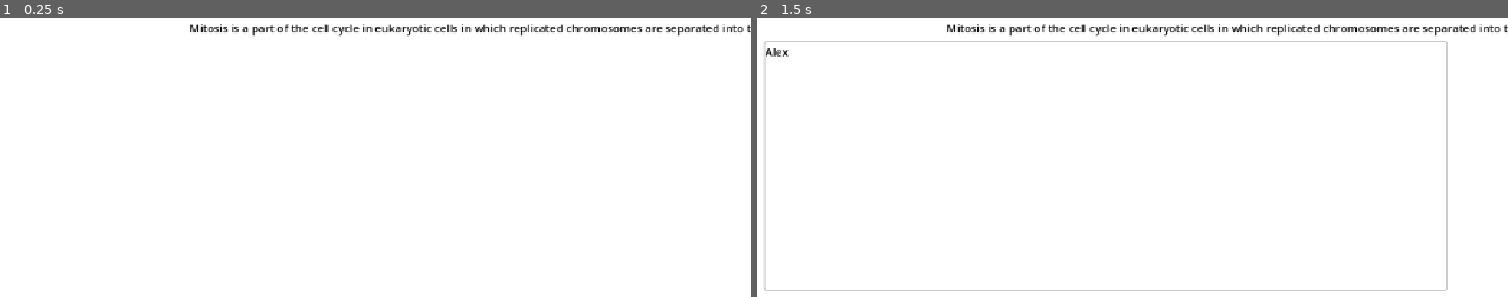
Above: before the commit, frames 1-2 (left to right).
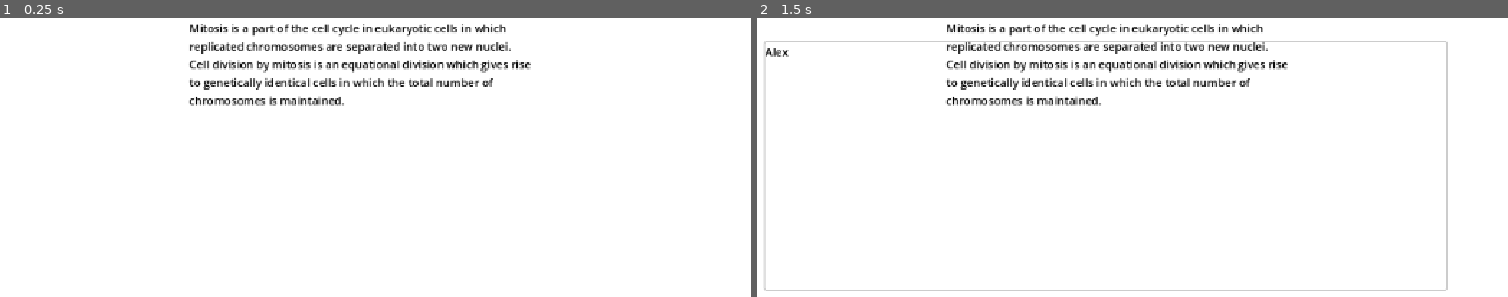
Above: after the commit, the same moments.

Repository: Vick-St3r/haven-keyboard
Game: Godot game, scene res://scenes/main_game.tscn
The game is run twice, just before and just after one commit, with the same random seed, the same clock (stepped at 60 frames per second) and the same inputs.
Inputs (mouse positions are in pixels of both pictures, inside the frame that each line leads up to):
- Up to frame 1 (0.25 s): no input
- Up to frame 2 (1.5 s): click (1102, 165) at 0.52 s; type "Alex" at 0.6 s; tap Enter at 1.25 s

The runs differ from the first frame. In frame 1, 3.6% of the frame differs, in the area x 25-100%, y 2-32%; in frame 2, 3.6%.

Commit message:
Add line wrapping

Diff:
--- a/scenes/main_game.tscn
+++ b/scenes/main_game.tscn
@@ -30,8 +30,9 @@
 [node name="texttype" type="Label" parent="." unique_id=45095107]
 offset_left = 341.0
 offset_top = 202.0
-offset_right = 408.0
+offset_right = 838.0
 offset_bottom = 225.0
 theme_override_colors/font_color = Color(0, 0, 0, 1)
+autowrap_mode = 3
 
 [connection signal="text_changed" from="TextEdit" to="." method="_on_text_edit_text_changed"]
--- a/scripts/main_game.gd
+++ b/scripts/main_game.gd
@@ -13,7 +13,7 @@
 
 # Called when the node enters the scene tree for the first time.
 func _ready() -> void:
-	# load contents of txt file
+	# load contents of a random txt file
 	randomize()
 	targetText = FileAccess.get_file_as_string(textFiles.pick_random())
 	targetTextDisplay.text = targetText
